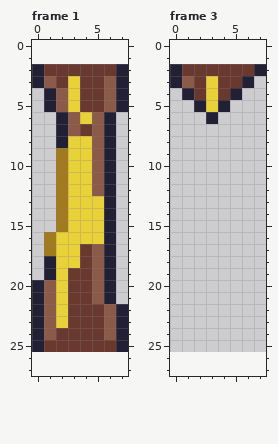
Pixel-art file: external/aseprite/painted_wall.aseprite. Above is the file before it was changed.
8x24 pixels, 3 frames. Shown: frame 1, frame 3. The old version is drawn lined up with the new one, on the new canvas. The commit also changed other frames, which this record leaves out.
New version:
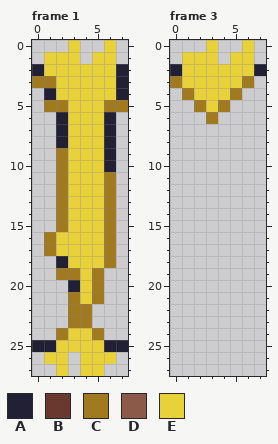
Palette (. is transparent): A #222034  B #69382e  C #a17a1f  D #8b5a48  E #e9d239
The commit says: Update Crush wall graphics
Diff:
canvas 8x24 -> 8x28, the old top-left corner now at 0,2
Changed rows in their new state; - is an unchanged pixel.
Frame 1:
first column x 0:
 0 ---E--E-
 1 -EEE-EE-
 2 -EEEEEE-
 3 CCE-EEE-
 4 --E-EEE-
 5 -CC-EECC
 6 ---E-E--
 7 ---EEE--
 8 -----E--
 9 -----E--
10 -----E--
11 -----EC-
12 -----EC-
13 ------C-
14 ------C-
15 ------C-
16 ------C-
17 ----EEC-
18 -.A-EEC-
19 -.CCEC.-
20 ...AEC.-
21 ...CEC.-
22 ...CC...
23 ...CC...
24 ..CEEC..
25 -AEEEEA-
26 -EE-EEE-
27 --E-EE--
Frame 3:
first column x 0:
 0 ---E--E
 1 -EEE-EE
 2 -EEEEEE
 3 CEE-EEC
 4 -CE-EC-
 5 --C-C--
 6 ---C---
Where, in picture pixels (left, top, right, bottom), the same in both pictures:
changed: (32, 40, 128, 376)
changed: (170, 40, 254, 124)
